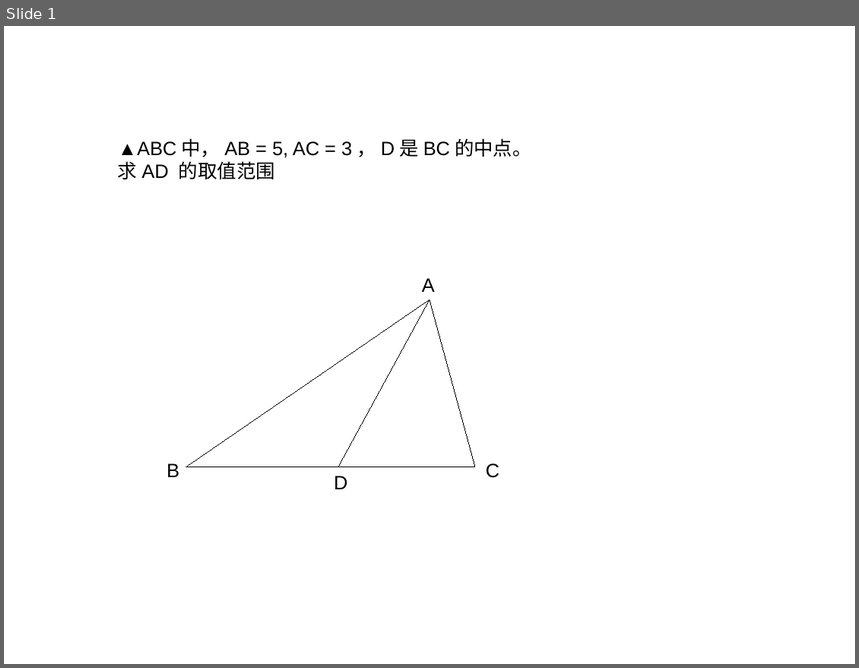
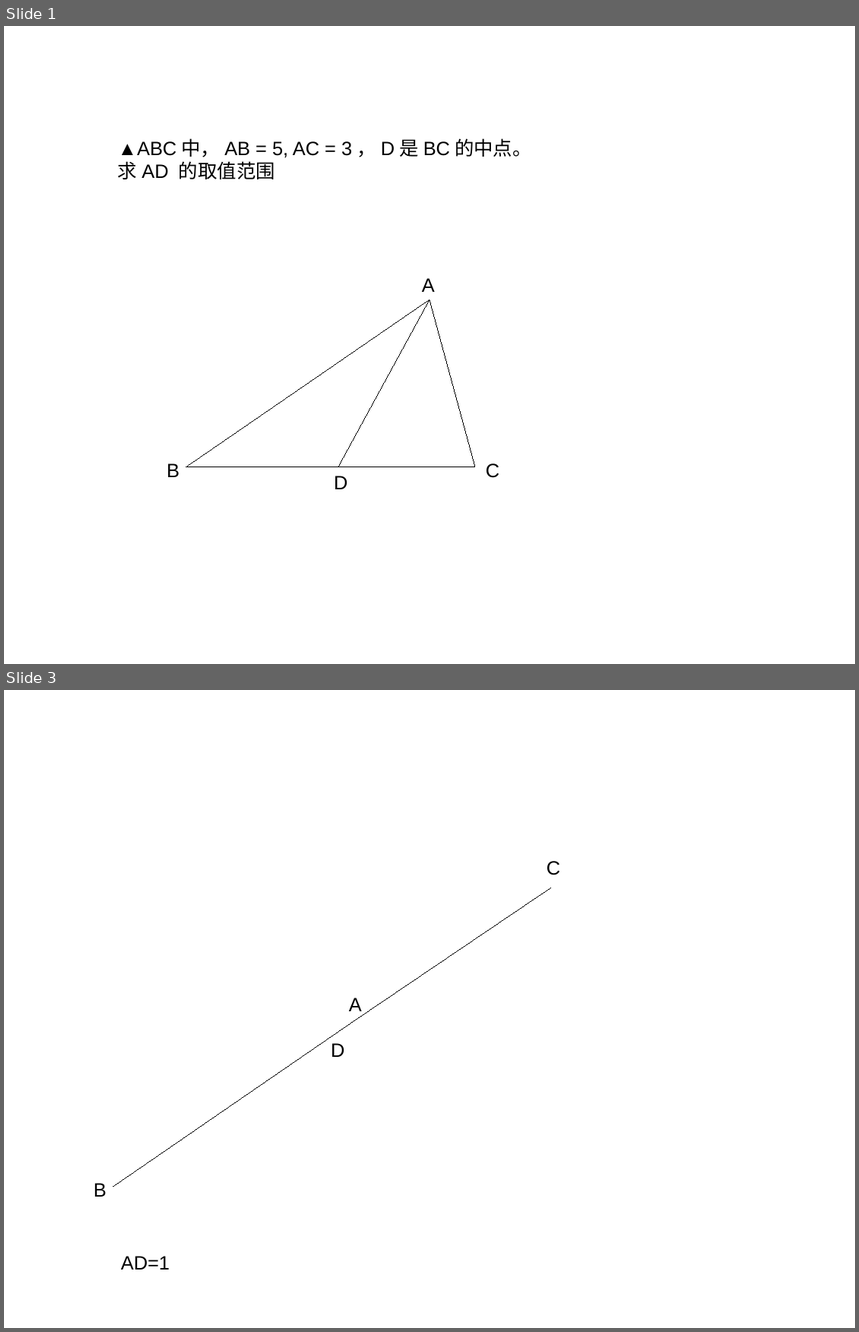
Before and after one commit to ericzhang/english-math, a slide deck: 2025-09-20/2025-09-20-homework.odp. Shown one above the other, each under a label of ours: slide 1 before the commit, slides 1 and 3 after it; the slides between them are not shown. The pictures are 859x668 and 859x1332 pixels, drawn with LibreOffice and Linux fonts; fonts in the diff are those of the drawing. Boxes give left, top, right and bottom in pixels: in the first picture for what was removed or moved away, otherwise in the second. Text is boxed around its words. In the diff, an @@ line names an element or a change of style, - is before the commit and + after.

```diff
--- a/2025-09-20/2025-09-20-homework.odp
+++ b/2025-09-20/2025-09-20-homework.odp
@@ slide 3 added at [4,690,855,1328], background #FFFFFF @@
@@ text added at [547,861,560,875], 18 pt, text #000000 @@
+C
@@ line added from (357, 1019) to (552, 888), #000000 0 pt @@
@@ text added at [349,998,362,1011], 18 pt, text #000000 @@
+A
@@ line added from (357, 1019) to (113, 1187), #000000 0 pt @@
@@ text added at [331,1043,344,1057], 18 pt, text #000000 @@
+D
@@ text added at [94,1183,107,1197], 18 pt, text #000000 @@
+B
@@ text added at [121,1256,170,1270], 18 pt, text #000000 @@
+AD=1
```
Also in this commit, not shown: 1 other slide added, 10 other files.
